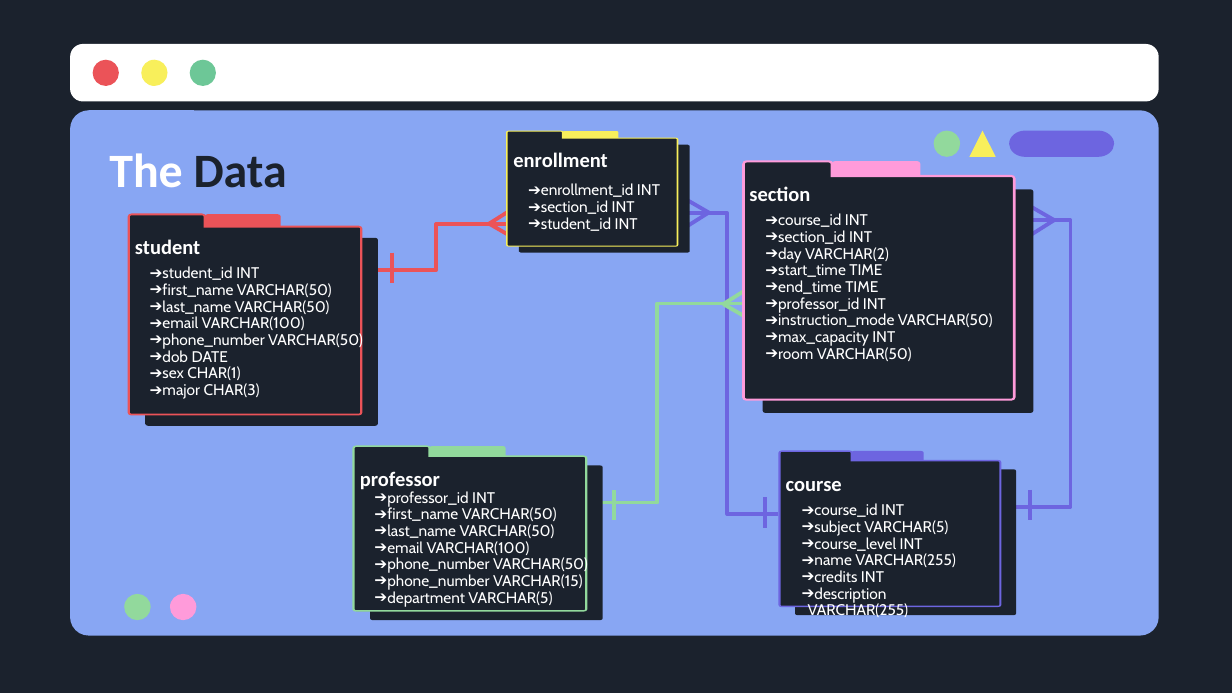
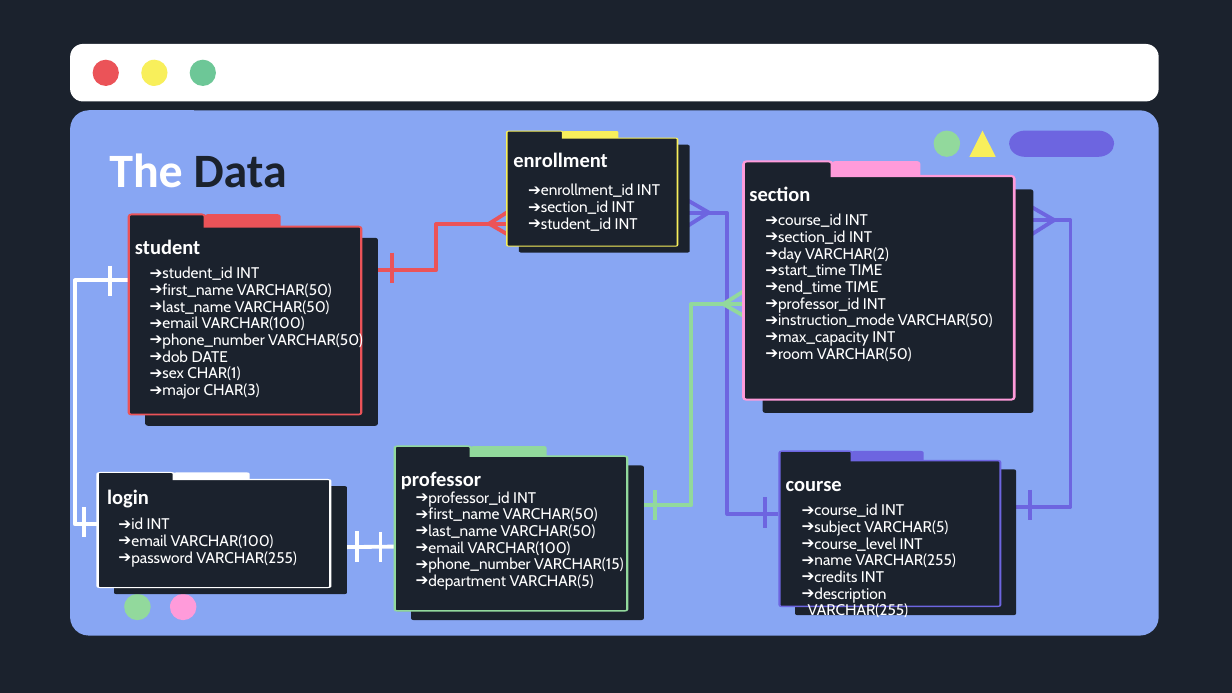
Before and after one commit to BethJC22/CSC3360-Project-Pitch, a slide deck: slide 7 of The Sequelizers Project Pitch.pptx. Drawn at 1232x693 pixels with LibreOffice and Linux fonts; fonts in the diff are those of the drawing. Boxes give left, top, right and bottom in pixels: in the first picture for what was removed or moved away, otherwise in the second. Text is boxed around its words. In the diff, an @@ line names an element or a change of style, - is before the commit and + after.

```diff
--- a/The Sequelizers Project Pitch.pptx
+++ b/The Sequelizers Project Pitch.pptx
@@ line added from (110, 266) to (110, 296), #FFFFFF 2.25 pt @@
@@ elbow line added from (134, 278) to (107, 524), #FFFFFF 2.25 pt @@
@@ elbow line moved from (564, 503) - (750, 303) to (637, 505) - (747, 304) @@
@@ group added at box(96, 472, 347, 595): 4 freeform shapes @@
@@ line added from (84, 506) to (84, 537), #FFFFFF 2.25 pt @@
@@ text added at box(107, 489, 149, 508), 12 pt, text #FFFFFF, bold @@
+login
@@ 4 freeform shapes, 2 texts, 1 line: place and size @@
-4 freeform shapes, 2 texts, 1 line at box(352, 446, 614, 621)
+4 freeform shapes, 2 texts, 1 line at box(393, 446, 655, 621)
@@ text added at box(118, 517, 297, 566), 9 pt, text #FFFFFF @@
+➔ id INT
+➔ email VARCHAR(100)
+➔ password VARCHAR(255)
@@ line added from (357, 531) to (357, 562), #FFFFFF 2.25 pt @@
@@ line added from (381, 532) to (381, 563), #FFFFFF 2.25 pt @@
@@ line added from (341, 547) to (400, 547), #FFFFFF 2.25 pt @@
@@ text at box(374, 556, 588, 574): paragraph removed @@
-➔ phone_number VARCHAR(50)
```
